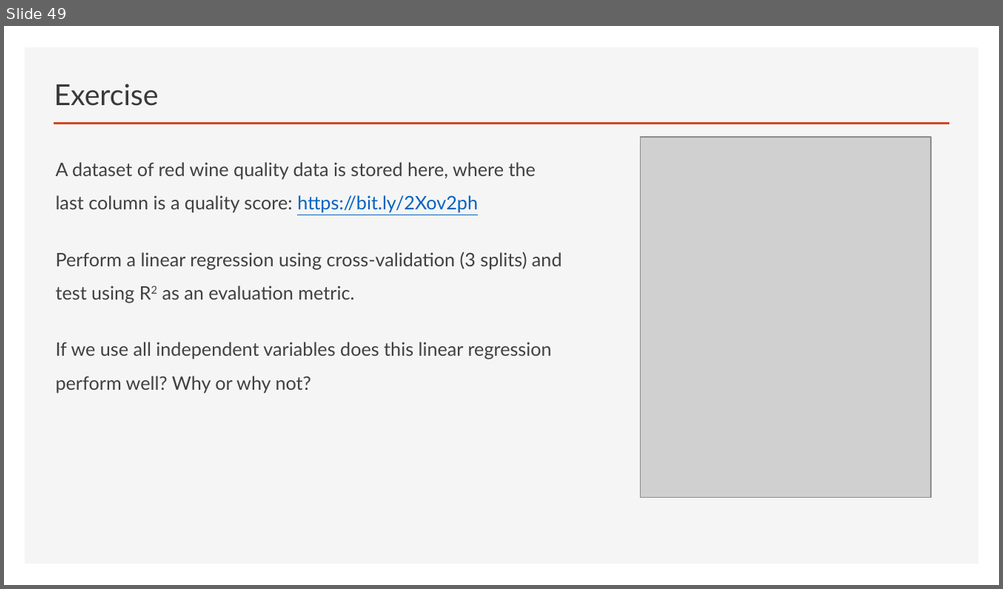
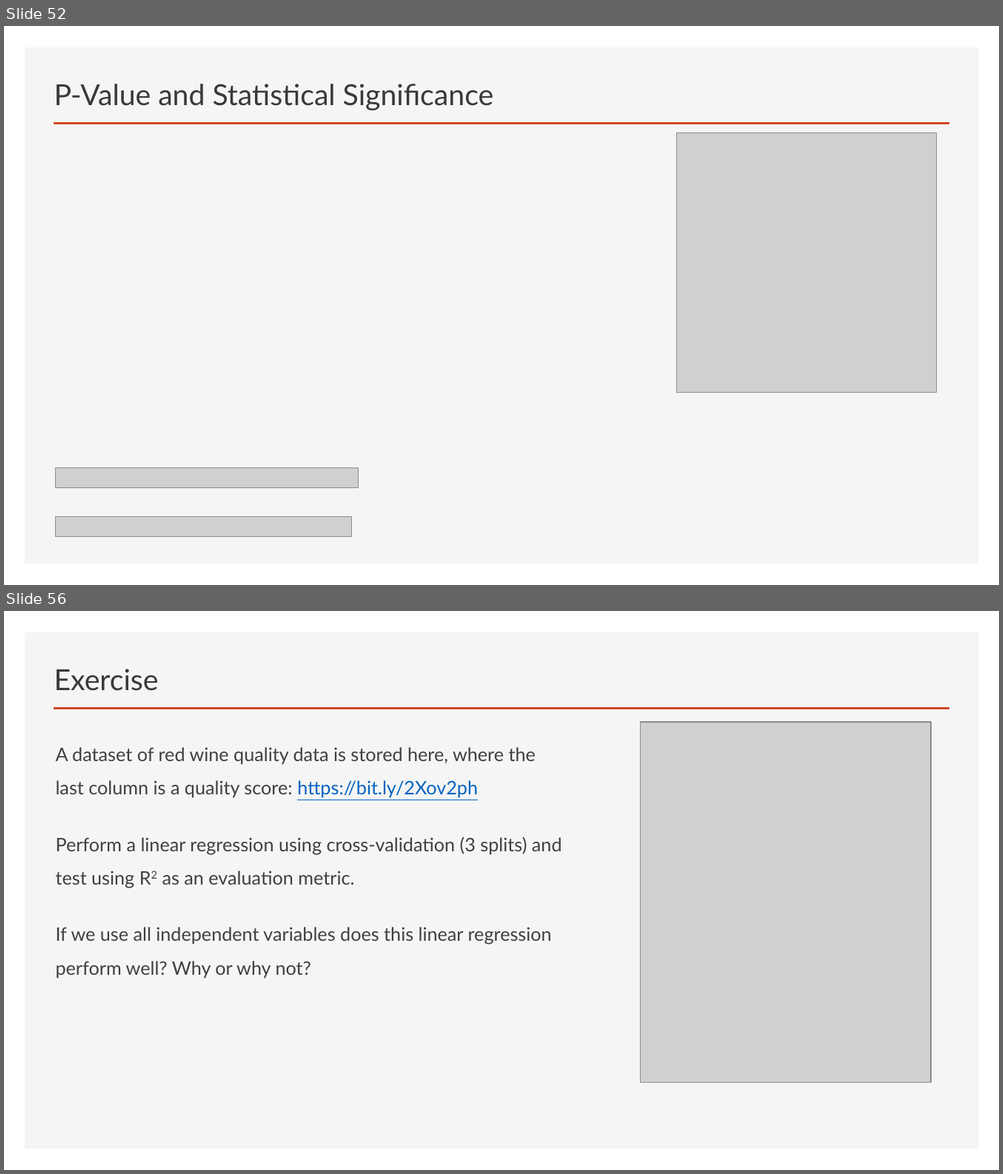
Before and after one commit to thomasnield/oreilly_math_fundamentals_data_science, a slide deck: linear_regression/math_fundamentals_linear_regression.pptx. Shown one above the other, each under a label of ours: slide 49 before the commit, slides 52 and 56 after it; the slides between them are not shown. The pictures are 1003x589 and 1003x1174 pixels, drawn with LibreOffice and Linux fonts; fonts in the diff are those of the drawing; grey boxes stand for pictures. Boxes give left, top, right and bottom in pixels: in the first picture for what was removed or moved away, otherwise in the second. Text is boxed around its words. In the diff, an @@ line names an element or a change of style, - is before the commit and + after.

```diff
--- a/linear_regression/math_fundamentals_linear_regression.pptx
+++ b/linear_regression/math_fundamentals_linear_regression.pptx
@@ slide 52 added at (4, 26, 999, 585), background #FFFFFF; not listed: 2 template elements that a slide beside it also shows @@
@@ title added at (54, 84, 494, 110), 28 pt, text #3B3838 @@
+P-Value and Statistical Significance
@@ picture added at (676, 133, 936, 392) @@
@@ picture added at (56, 469, 358, 488) @@
@@ picture added at (56, 517, 352, 537) @@
@@ what was slide 49 is now slide 56 @@
```
Also in this commit, not shown: 8 slides changed, 7 other slides added, 2 slides removed, 1 other file.
